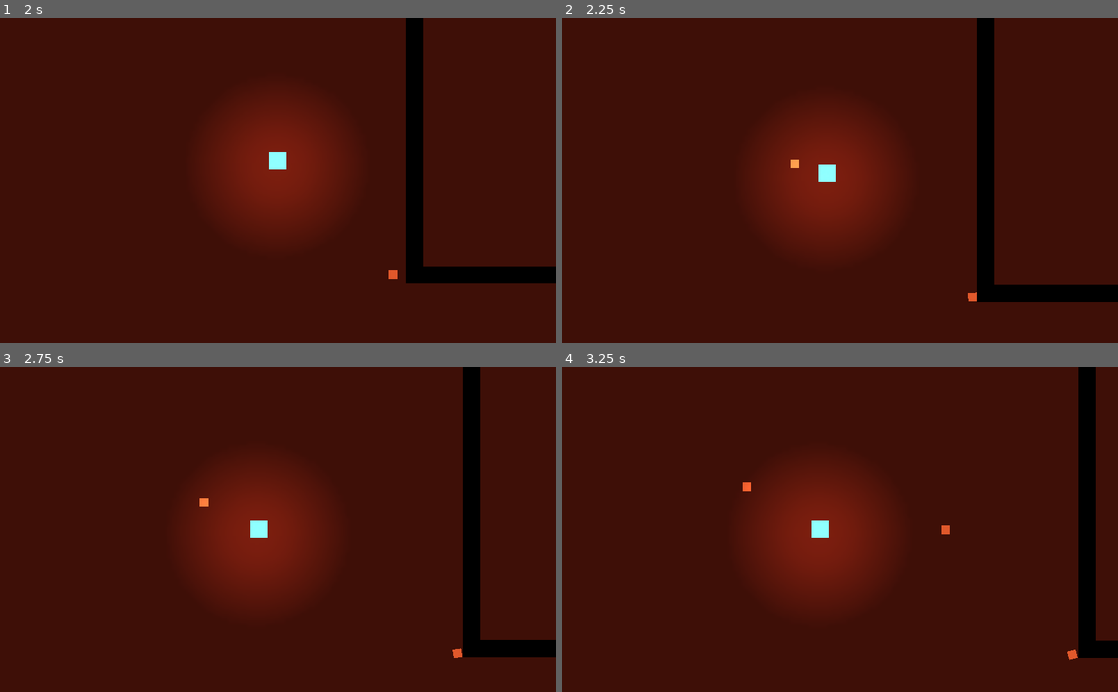
Above: before the commit, frames 1-4 (two rows, left to right).
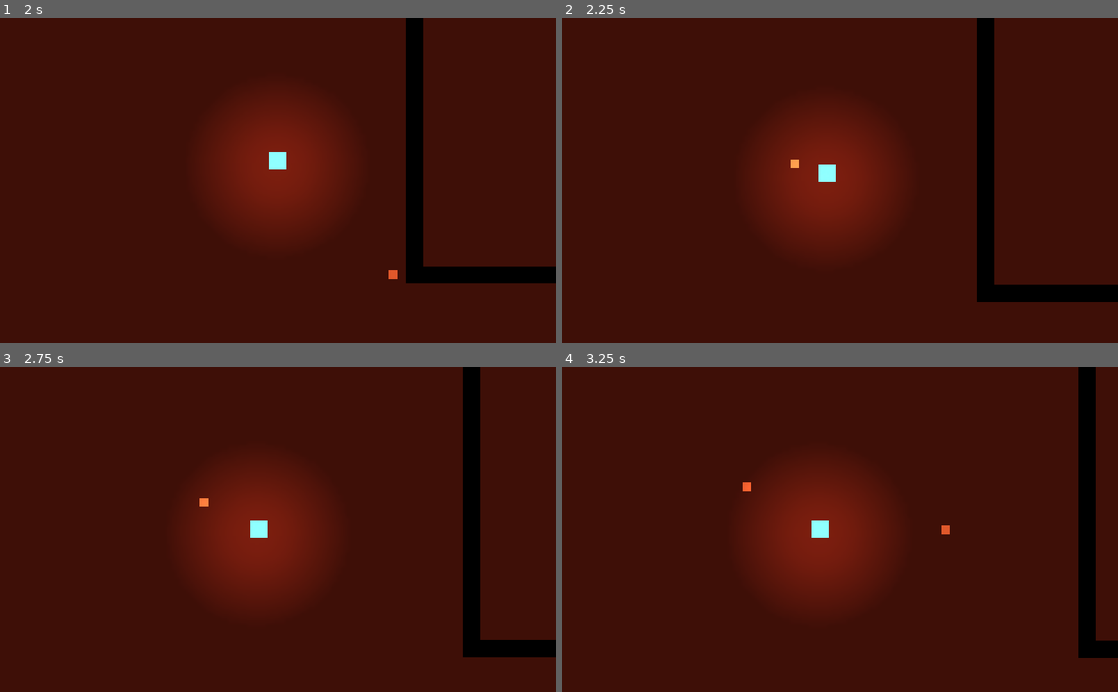
Above: after the commit, the same moments.

Repository: quiet-night-studio/redemption
Game: Godot game, scene res://scenes/Level.tscn
Same seed, same stepped clock (60 frames per second), same inputs: the game is played once before the commit and once after it.
Inputs (mouse positions are in pixels of both pictures, inside the frame that each line leads up to):
- Up to frame 1 (2 s): tap Enter at 0.5 s; move the mouse to (250, 245) at 0.52 s; hold Up (ui_up) from 0.53 s (still down); click (250, 245) at 0.6 s; move the mouse to (444, 229) at 1.27 s; click (444, 229) at 1.35 s
- Up to frame 2 (2.25 s): move the mouse to (673, 131) at 2.02 s; release Up (ui_up) at 2.03 s; hold Left (ui_left) from 2.03 s (still down); click (673, 131) at 2.1 s
- Up to frame 3 (2.75 s): keep holding Left (ui_left)
- Up to frame 4 (3.25 s): keep holding Left (ui_left); move the mouse to (867, 529) at 2.77 s; click (867, 529) at 2.85 s

Frame 1 is identical in both runs. In frame 2, less than 0.1% of the frame differs, in the area x 73-75%, y 84-88%; in frame 3, less than 0.1%, in the area x 81-84%, y 86-90%; in frame 4, less than 0.1%.

Commit message:
fix bullet wall collision

Diff:
--- a/scenes/Bullet.tscn
+++ b/scenes/Bullet.tscn
@@ -34,4 +34,6 @@
 [node name="CollisionShape2D" type="CollisionShape2D" parent="."]
 shape = SubResource( 2 )
 
+[connection signal="body_entered" from="." to="." method="_on_Bullet_body_entered"]
 [connection signal="area_entered" from="Area2D" to="." method="_on_Area2D_area_entered"]
+[connection signal="body_entered" from="Area2D" to="." method="_on_Area2D_body_entered"]
--- a/scripts/Bullet.gd
+++ b/scripts/Bullet.gd
@@ -13,3 +13,7 @@
 
 func _on_Area2D_area_entered(_area: Area2D) -> void:
 	queue_free()
+
+func _on_Area2D_body_entered(body: Node) -> void:
+	if body.name == "TileMap":
+		queue_free()
